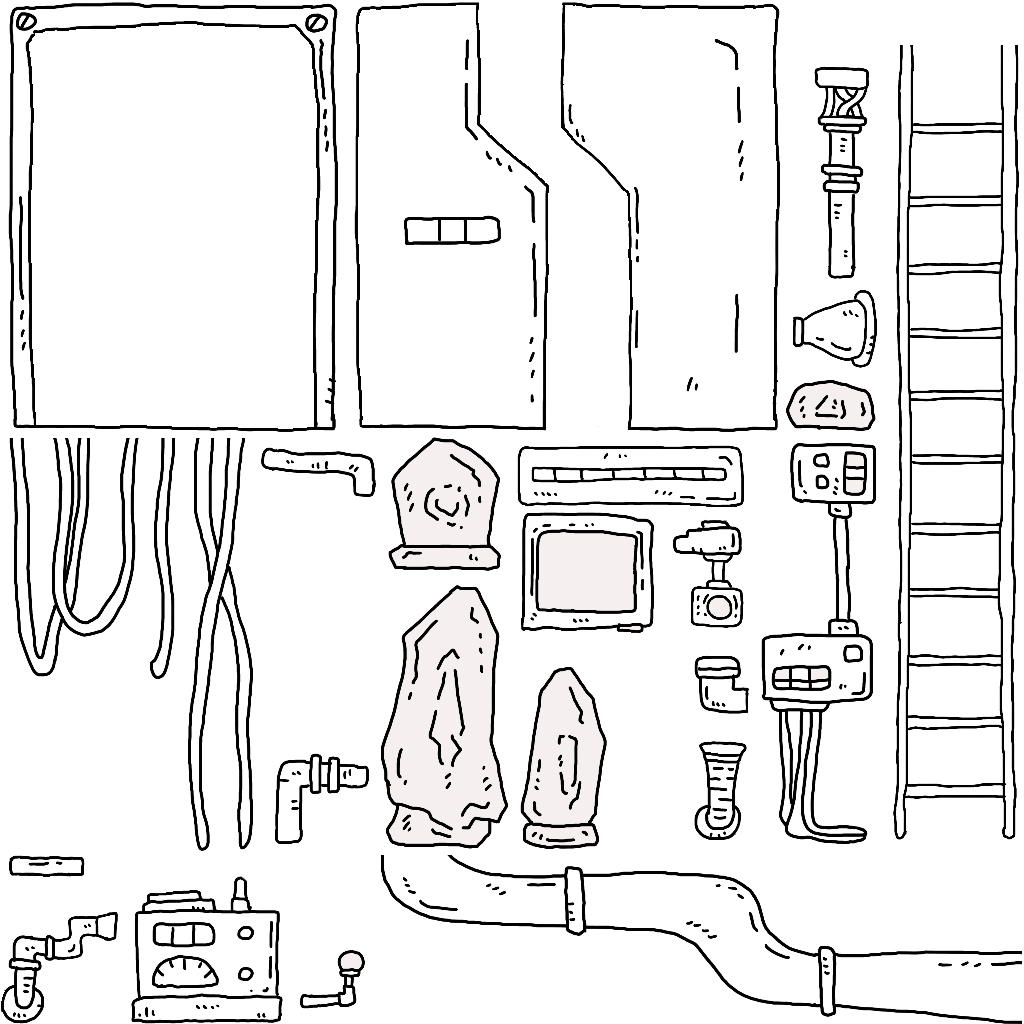
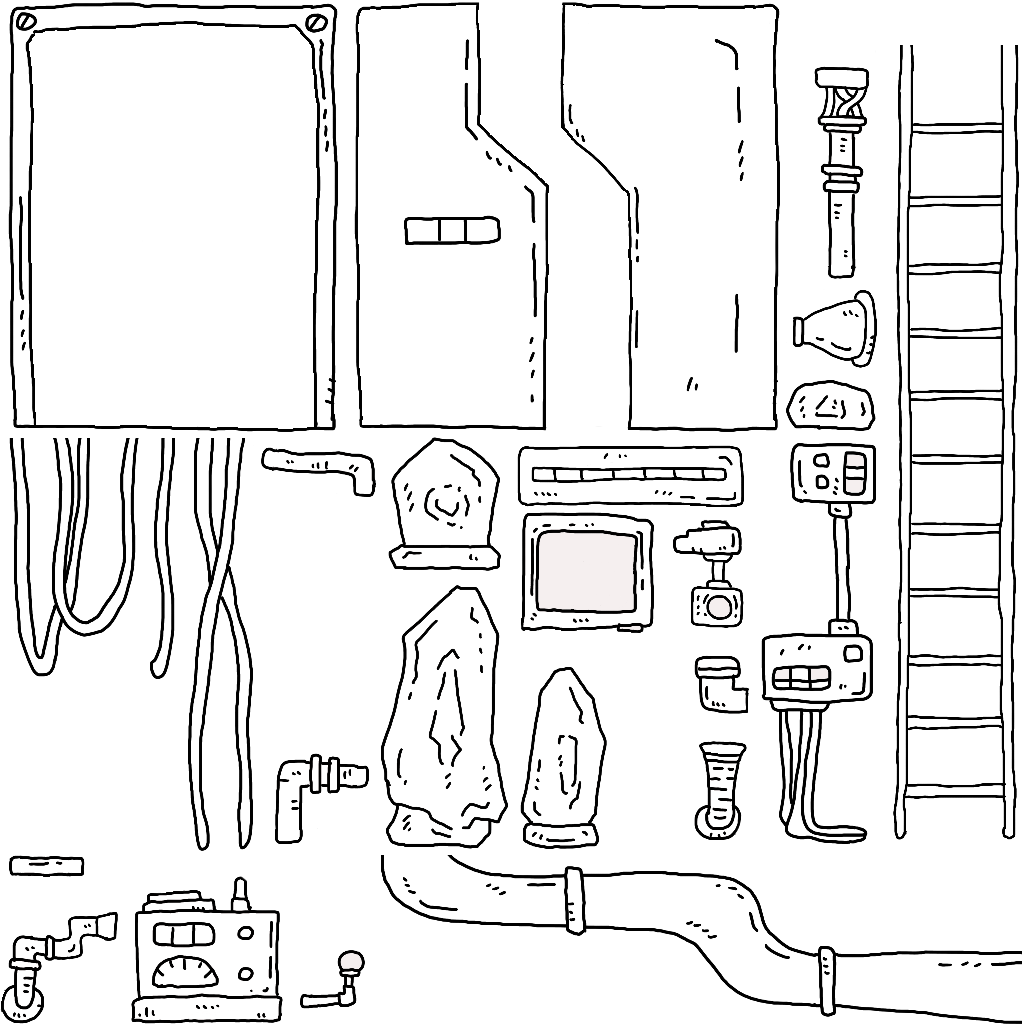
Comparing the layer stacks of the two 1024px x 1024px images. Changes:
painted on "レイヤー 169" over [383,588,506,846]
painted on "レイヤー 168" over [789,382,873,428]
painted on "レイヤー 167" over [523,669,604,847]
painted on "レイヤー 166" over [391,440,498,568]
